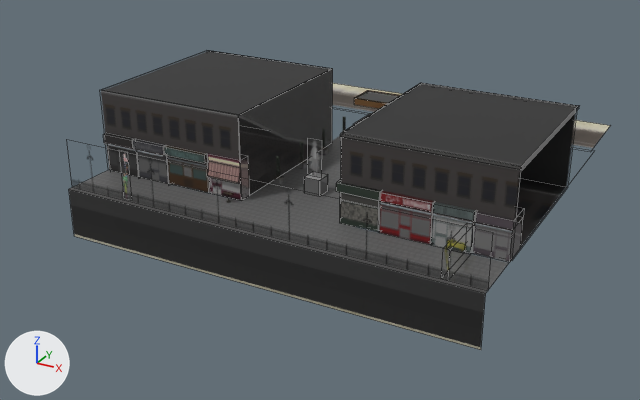
A saved change to the Blender file Assets/Models/Crossroad.blend.
Camera for both pictures: a 50 mm camera at (6.68, -13.54, 5.83) aimed at (-0.31, -0.83, -0.53). Every picture has the same lights, and +X, +Y and +Z are marked at lower left. Mesh edges are drawn as thin lines on the coarser meshes.
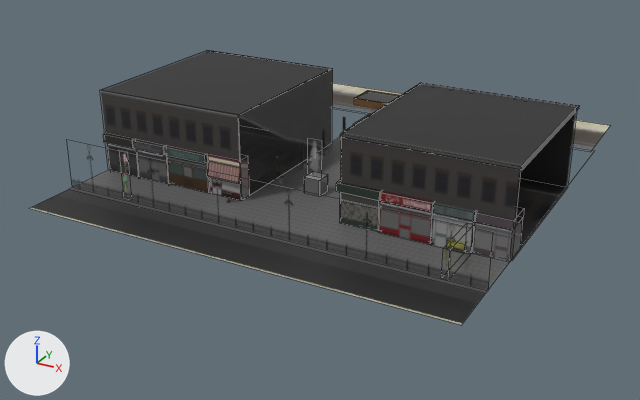
Location of each change, [x1, y1, x2, y2] in pixels of the pictures (640 x 400 px; the box of a moved part takes in the faces that stretch with it):
```json
{"object": "Plane.001", "change": "reshaped", "before": [69, 136, 509, 350], "after": [30, 136, 509, 325], "on screen": "9% wider, 12% shorter"}
{"part": 1, "of": "me_plane_040", "change": "moved or reshaped", "before": [69, 189, 486, 350], "after": [30, 189, 486, 325]}
```

The change, as JSON lines over the scene's bpy script:
```json
{"block": "me_plane_040", "where": "me_plane_040.from_pydata(...)  # 6 vertices, 2 faces; spans x -1.0..1.0, y -0.87..0.62, z -0.88..0.0"}
{"block": "me_plane_040", "where": "# used by ob_plane_001; location = (0.0, 0.07, 0.0); scale = (3.66, 4.11, 1.0)"}
{"block": "me_plane_040", "change": "me_plane_040 part 1"}
{"op": "set", "path": "me_plane_040.vertices[0].co", "old": "(-1.0, -0.87, -0.88)", "new": "(-1.0, -1.09, 0.0)", "note": "pixel (74, 236) -> pixel (28, 208)"}
{"op": "set", "path": "me_plane_040.vertices[1].co", "old": "(1.0, -0.87, -0.88)", "new": "(1.0, -1.09, 0.0)", "note": "pixel (481, 349) -> pixel (461, 325)"}
```
